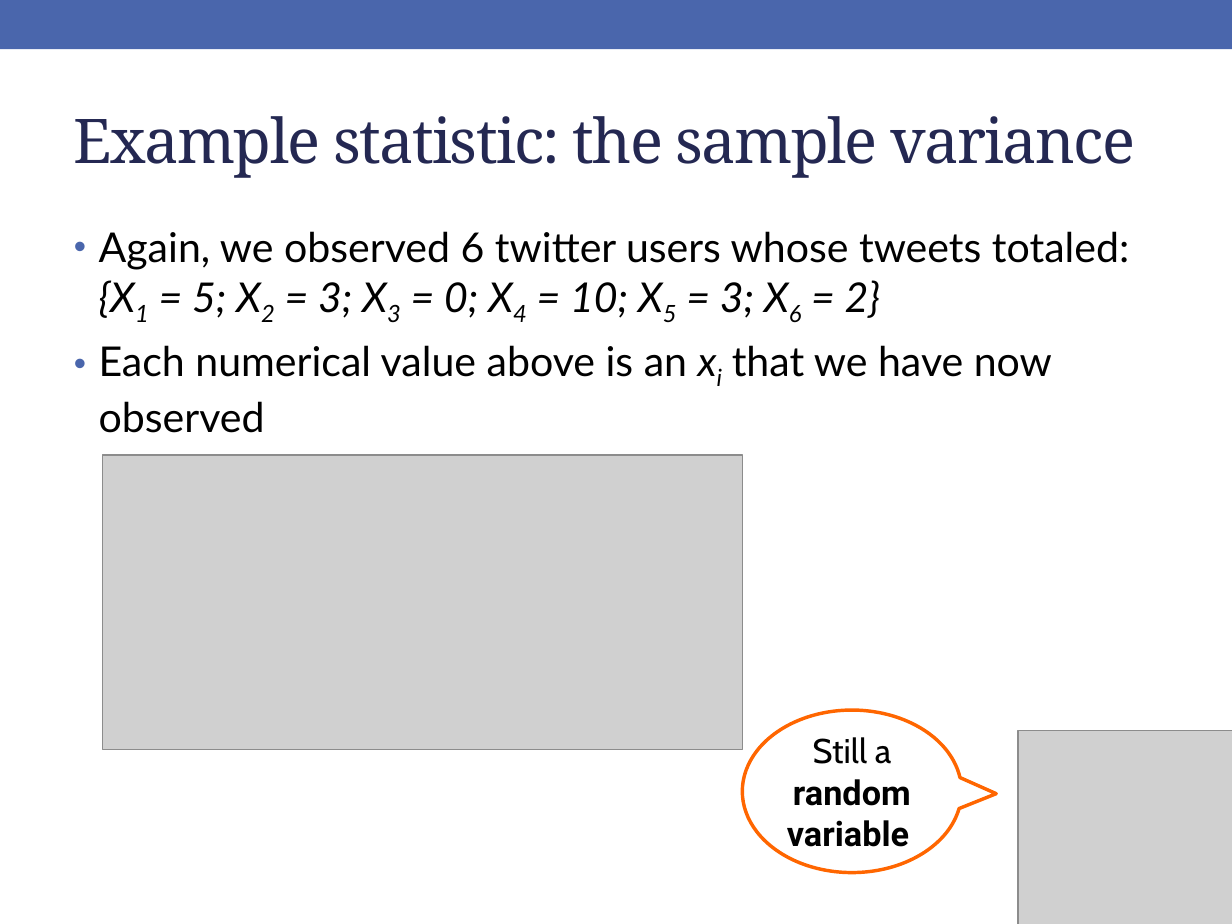
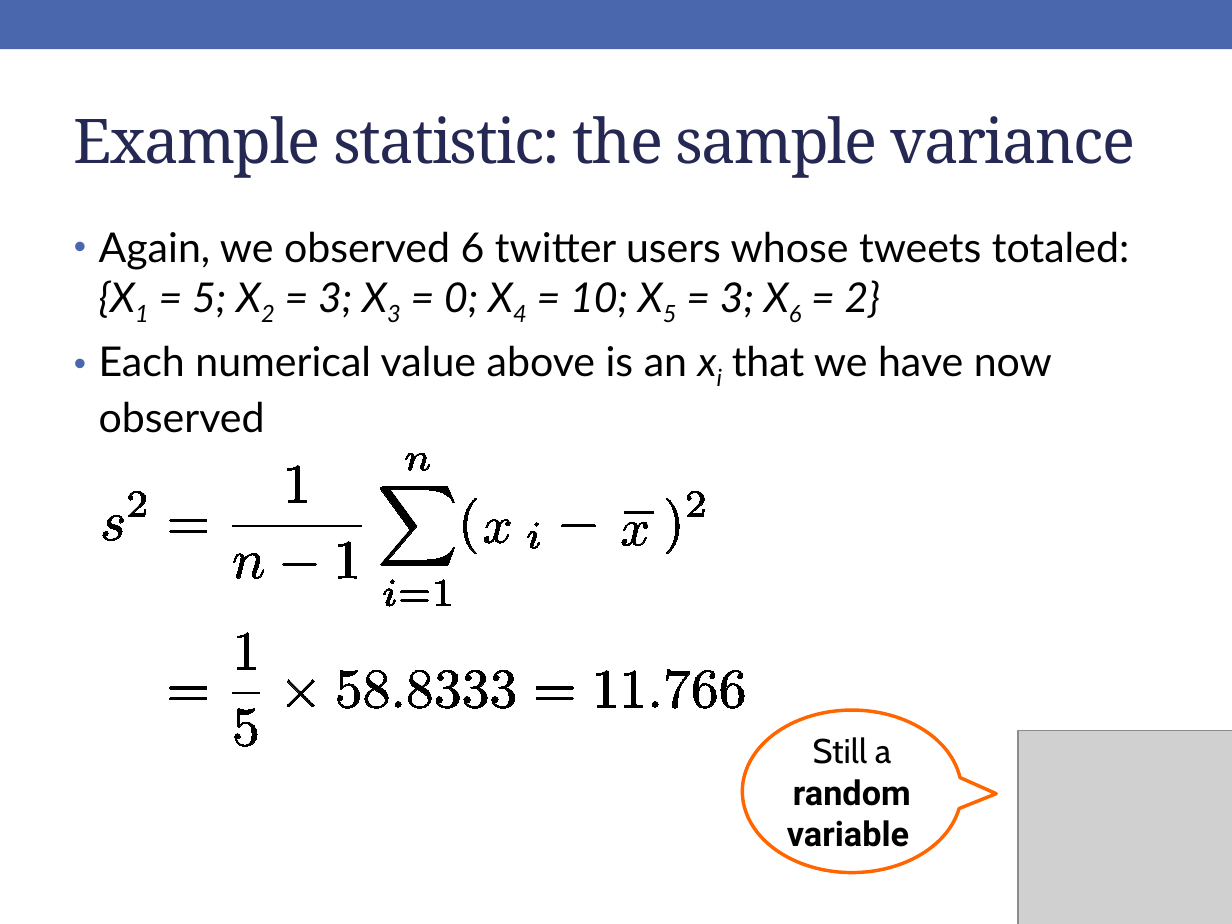
Before and after one commit to rebeccal/ohsu-math630, a slide deck: slide 20 of slides/cm041.pptx. Drawn at 1232x924 pixels with LibreOffice and Linux fonts; fonts in the diff are those of the drawing; grey boxes stand for pictures. Boxes give left, top, right and bottom in pixels: in the first picture for what was removed or moved away, otherwise in the second. Text is boxed around its words. In the diff, an @@ line names an element or a change of style, - is before the commit and + after.

```diff
--- a/slides/cm041.pptx
+++ b/slides/cm041.pptx
@@ picture removed at bbox=[102, 455, 742, 749] @@
@@ freeform shape added at bbox=[484, 520, 510, 543], fill #000000, outline #000000 0 pt @@
@@ freeform shape added at bbox=[622, 522, 648, 546], fill #000000, outline #000000 0 pt @@
@@ freeform shape added at bbox=[623, 513, 653, 513], outline #000000 1.25 pt @@
@@ group added at bbox=[103, 453, 744, 747]: 37 freeform shapes @@
```
Also in this commit, not shown: 14 other slides changed, 1 slide added, 1 other file.
